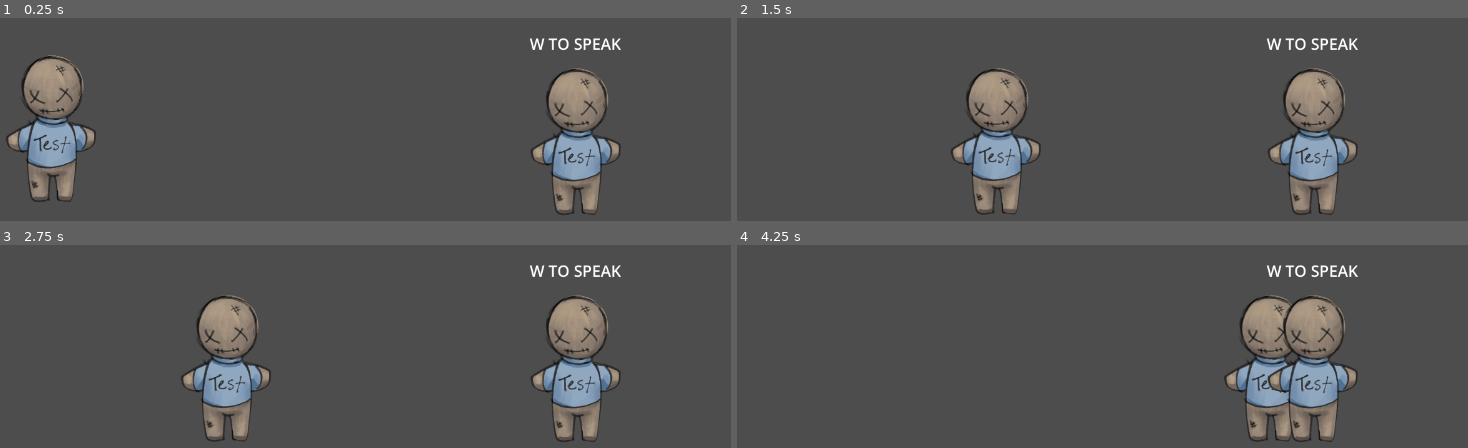
Above: before the commit, frames 1-4 (two rows, left to right).
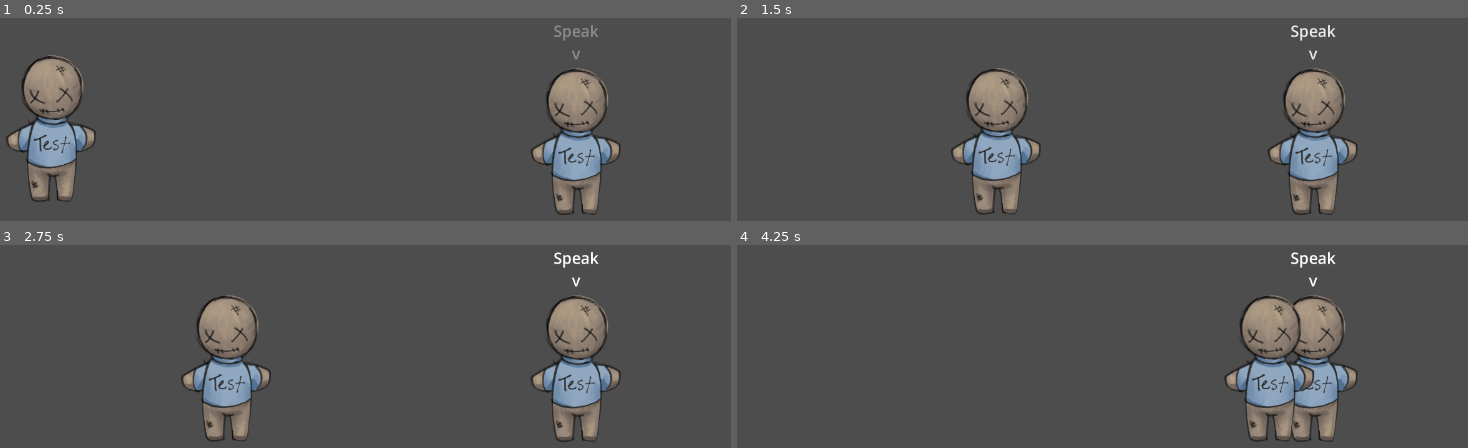
Above: after the commit, the same moments.

Repository: straysailor/toybox-gamejam-2025
Game: Godot game, scene res://scenes/room_1.tscn
The game is run twice, just before and just after one commit, with the same random seed, the same clock (stepped at 60 frames per second) and the same inputs.
Inputs:
- Up to frame 1 (0.25 s): no input
- Up to frame 2 (1.5 s): tap Enter (ui_accept) at 0.5, 0.77 s; hold Right (ui_right) from 0.53 s (still down)
- Up to frame 3 (2.75 s): tap Enter (ui_accept) at 1.52 s; release Right (ui_right) at 2.03 s; hold Left (ui_left) from 2.03 s (still down)
- Up to frame 4 (4.25 s): release Left (ui_left) at 2.78 s; hold Right (ui_right) from 2.78 s (still down); tap Enter (ui_accept) at 3.02, 3.77 s

The runs differ from the first frame. In frame 1, 0.5% of the frame differs, in the area x 72-85%, y 3-21%; in frame 2, 0.6%; in frame 3, 0.6%; in frame 4, 1.5%, in the area x 72-85%, y 3-91%.

Commit message:
Made text on interaction indicator fade in and out.

Diff:
--- a/scenes/npc.tscn
+++ b/scenes/npc.tscn
@@ -38,6 +38,44 @@
 [sub_resource type="LabelSettings" id="LabelSettings_rv78h"]
 font = SubResource("SystemFont_abqhh")
 font_size = 50
+font_color = Color(1, 1, 1, 0)
+
+[sub_resource type="Animation" id="Animation_7n8xq"]
+resource_name = "fade_text"
+loop_mode = 2
+tracks/0/type = "value"
+tracks/0/imported = false
+tracks/0/enabled = true
+tracks/0/path = NodePath(".:label_settings:font_color")
+tracks/0/interp = 1
+tracks/0/loop_wrap = true
+tracks/0/keys = {
+"times": PackedFloat32Array(0, 0.6),
+"transitions": PackedFloat32Array(1, 1),
+"update": 0,
+"values": [Color(1, 1, 1, 0), Color(1, 1, 1, 1)]
+}
+
+[sub_resource type="Animation" id="Animation_4wlns"]
+length = 0.001
+tracks/0/type = "value"
+tracks/0/imported = false
+tracks/0/enabled = true
+tracks/0/path = NodePath(".:label_settings:font_color")
+tracks/0/interp = 1
+tracks/0/loop_wrap = true
+tracks/0/keys = {
+"times": PackedFloat32Array(0),
+"transitions": PackedFloat32Array(1),
+"update": 0,
+"values": [Color(1, 1, 1, 0)]
+}
+
+[sub_resource type="AnimationLibrary" id="AnimationLibrary_tl2vt"]
+_data = {
+&"RESET": SubResource("Animation_4wlns"),
+&"fade_text": SubResource("Animation_7n8xq")
+}
 
 [node name="NPC" type="Node2D"]
 
@@ -55,14 +93,20 @@
 shape = SubResource("RectangleShape2D_hwkja")
 
 [node name="InteractIndicator" type="Label" parent="."]
-offset_left = -193.0
-offset_top = -384.0
-offset_right = 190.0
-offset_bottom = -258.0
+offset_left = -175.0
+offset_top = -397.0
+offset_right = 177.0
+offset_bottom = -277.0
+text = "Speak
+v"
 label_settings = SubResource("LabelSettings_rv78h")
 horizontal_alignment = 1
 vertical_alignment = 1
-uppercase = true
+
+[node name="AnimationPlayer" type="AnimationPlayer" parent="InteractIndicator"]
+libraries = {
+&"": SubResource("AnimationLibrary_tl2vt")
+}
 
 [connection signal="body_entered" from="Area2D" to="Area2D" method="_on_body_entered"]
 [connection signal="body_exited" from="Area2D" to="Area2D" method="_on_body_exited"]
--- a/scenes/player.tscn
+++ b/scenes/player.tscn
@@ -22,6 +22,7 @@
 height = 460.0
 
 [node name="Player" type="CharacterBody2D"]
+z_index = 5
 
 [node name="AnimatedSprite2D" type="AnimatedSprite2D" parent="."]
 sprite_frames = SubResource("SpriteFrames_i3pqv")
--- a/scripts/detect_player.gd
+++ b/scripts/detect_player.gd
@@ -1,14 +1,8 @@
 extends Area2D
-@onready var indicator = $"../InteractIndicator"
-
-# Called when the node enters the scene tree for the first time.
-func _ready() -> void:
-	pass # Replace with function body.
-
+@onready var indicator = $"../InteractIndicator/AnimationPlayer"
 
 func _on_body_entered(_body: Node2D) -> void:
-	indicator.text = "W to speak"
-
+	indicator.play("fade_text")
 
 func _on_body_exited(_body: Node2D) -> void:
-	indicator.text = " "
+	indicator.stop(false)
Not shown: 1 places in scenes/npc.tscn that only renumber resources
